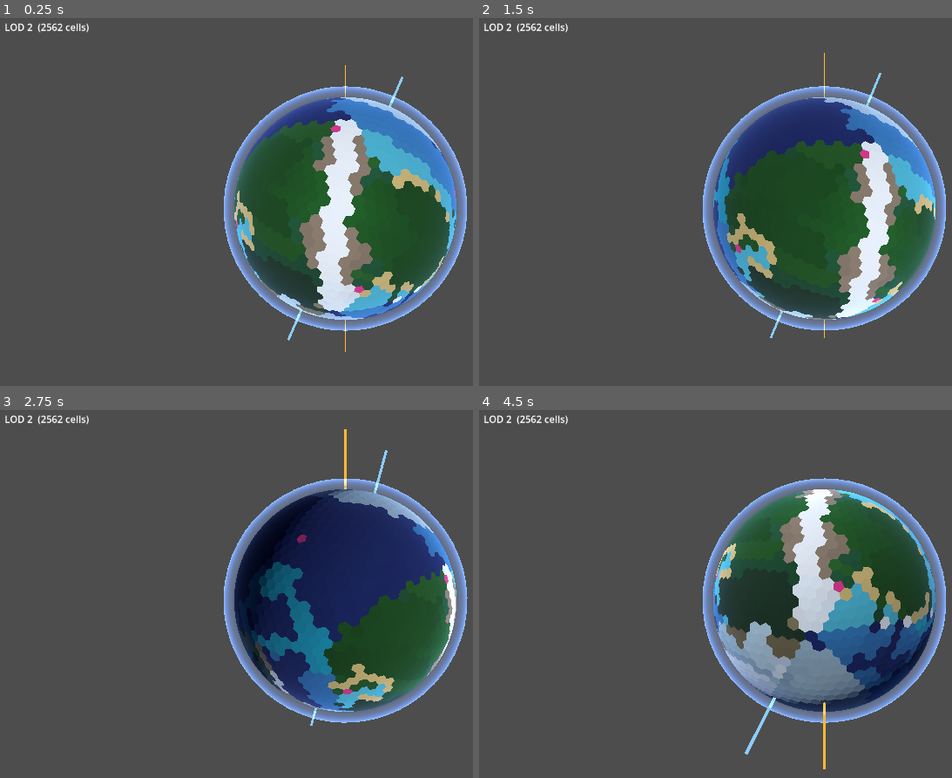
Above: before the commit, frames 1-4 (two rows, left to right).
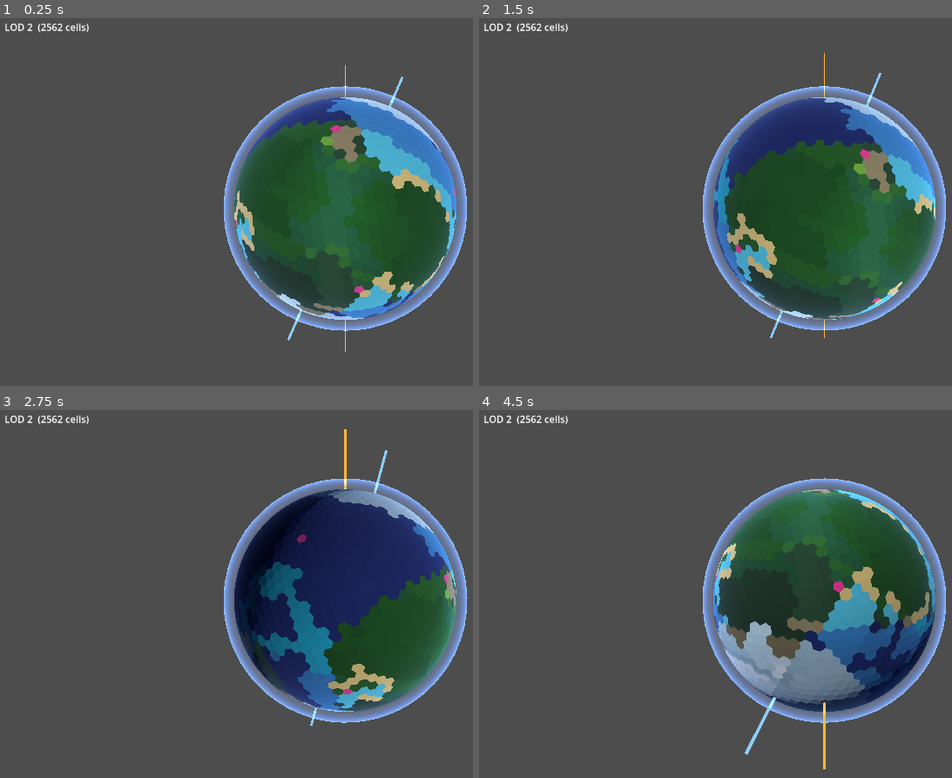
Above: after the commit, the same moments.

Repository: Halfwhit/hex-planet-gen
Game: Godot game, scene res://scenes/Main.tscn
Two runs of this game, one before a commit and one after it. Both use one fixed random seed, a clock stepped at 60 frames per second and the inputs below.
Inputs (mouse positions are in pixels of both pictures, inside the frame that each line leads up to):
- Up to frame 1 (0.25 s): no input
- Up to frame 2 (1.5 s): tap Enter at 0.5 s; move the mouse to (outside the picture) at 0.52 s; tap E at 0.6 s; click (outside the picture) at 0.67 s; drag from (687, 227) to (791, 286) at 1.27 s
- Up to frame 3 (2.75 s): move the mouse to (416, 513) at 2.02 s; tap E at 2.1 s; click (416, 513) at 2.17 s
- Up to frame 4 (4.5 s): drag from (791, 678) to (616, 542) at 2.77 s; move the mouse to (outside the picture) at 3.52 s; tap E at 3.6 s; click (outside the picture) at 3.67 s; drag from (616, 542) to (720, 502) at 4.27 s

The runs differ from the first frame. In frame 1, 4.5% of the frame differs, in the area x 63-94%, y 27-80%; in frame 2, 3.4%; in frame 3, 0.5%; in frame 4, 3.4%.

Commit message:
Prevent altitude-based snow/mountain at coastal cells
Tectonic generation can produce steep cliffs where a cell has high
alt but is ocean-adjacent (near_ocean). Guard both altitude checks
(alt > 0.82 and alt > 0.58) with `not near_ocean` so coastal
high-elevation cells fall through to normal climate classification
instead of showing snow between mountain and water tiles.

Co-Authored-By: Claude Sonnet 4.6 <noreply@anthropic.com>

Diff:
--- a/scripts/HexPlanet.gd
+++ b/scripts/HexPlanet.gd
@@ -400,7 +400,9 @@
 			(height - land_threshold) / max(1.0 - land_threshold, 0.001), 0.0, 1.0)
 
 	# Very high alpine — always ice or snow regardless of latitude.
-	if alt > 0.82:
+	# Excluded when near ocean: coastal cliffs can have high alt values from
+	# tectonic generation but should not produce snow at the waterline.
+	if alt > 0.82 and not near_ocean:
 		return BIOME_ICE if temperature < 0.25 else BIOME_SNOW
 
 	# Polar ice cap.
@@ -412,7 +414,7 @@
 		return BIOME_TUNDRA
 
 	# Rocky mountains at moderate altitude (below the snow line).
-	if alt > 0.58 and temperature < 0.58:
+	if alt > 0.58 and temperature < 0.58 and not near_ocean:
 		return BIOME_SNOW if temperature < 0.32 else BIOME_MOUNTAIN
 
 	# Boreal / taiga zone.
